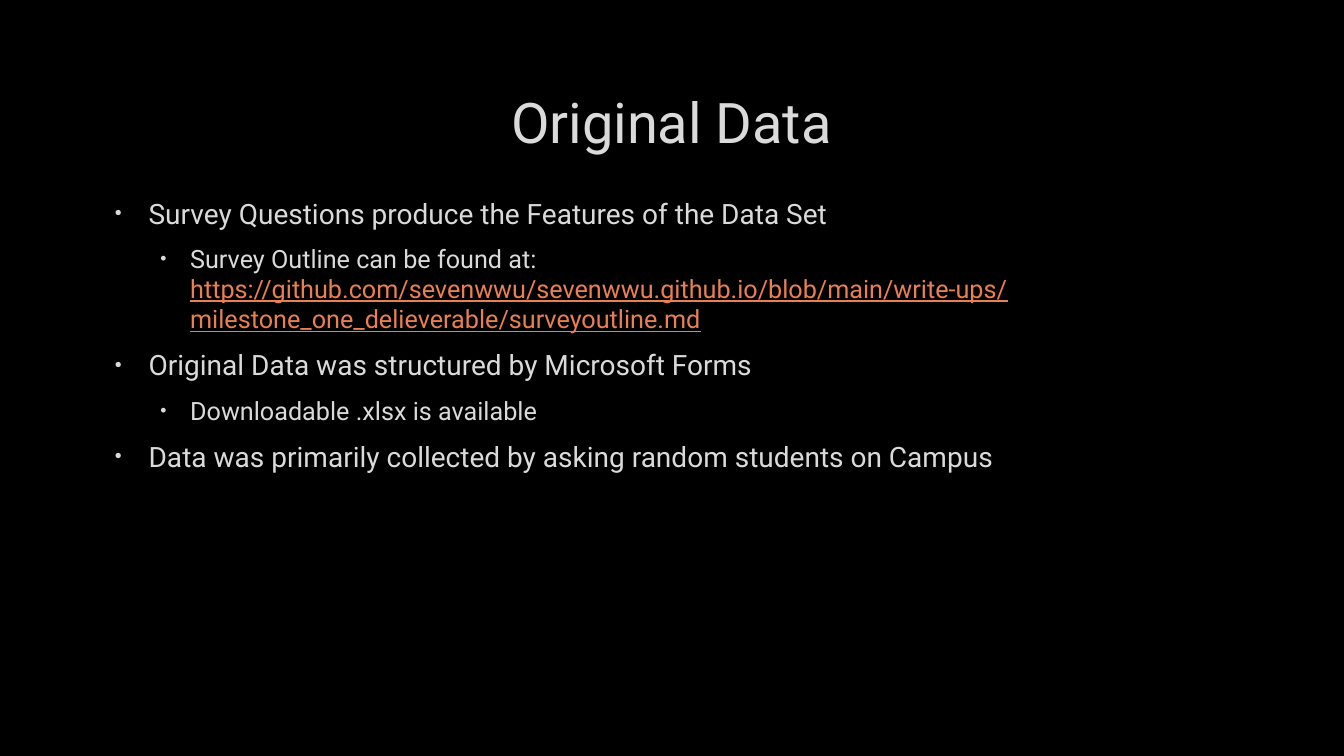
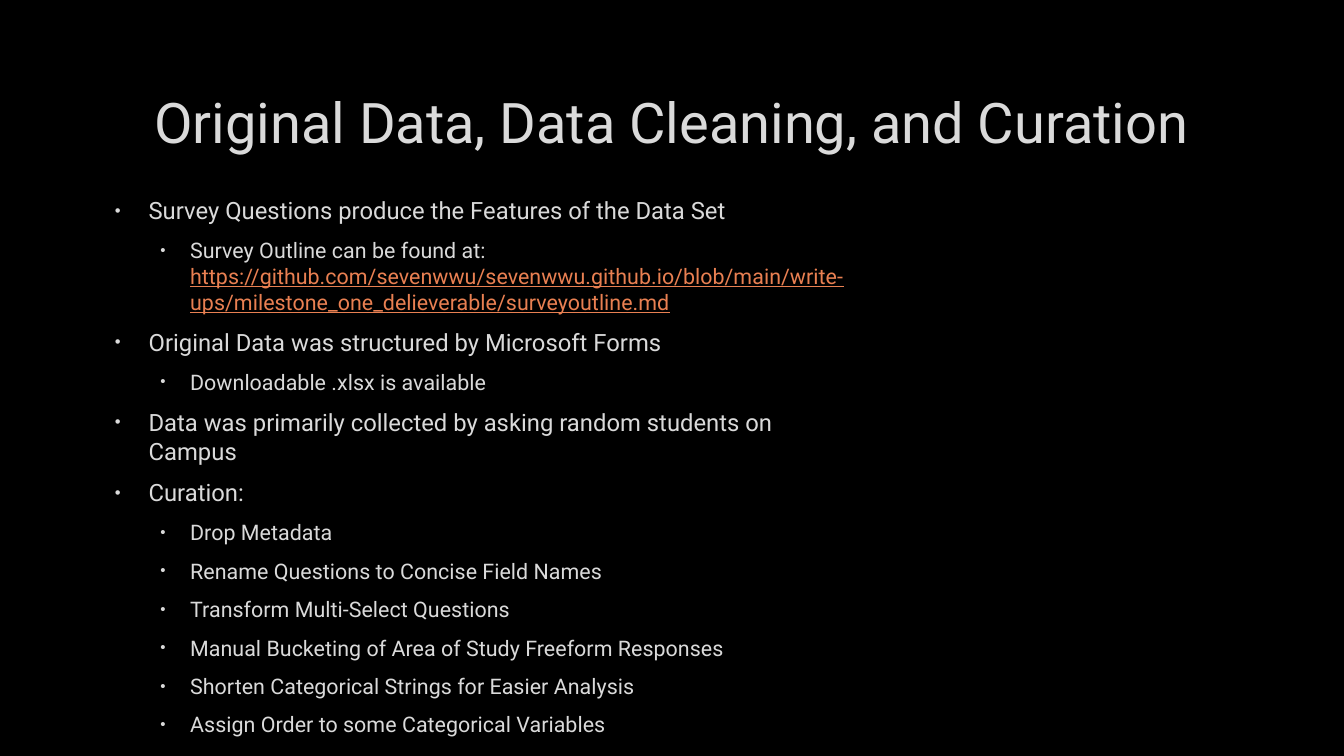
Before and after one commit to sevenwwu/sevenwwu.github.io, a slide deck: slide 4 of write-ups/presentation.pptx. Drawn at 1344x756 pixels with LibreOffice and Linux fonts; fonts in the diff are those of the drawing; background and template pictures are left out. Boxes give left, top, right and bottom in pixels: in the first picture for what was removed or moved away, otherwise in the second. Text is boxed around its words. In the diff, an @@ line names an element or a change of style, - is before the commit and + after.

Commit message:
updated presentation

```diff
--- a/write-ups/presentation.pptx
+++ b/write-ups/presentation.pptx
@@ title at [154,101,1188,155]: text changed @@
-Original Data
+Original Data, Data Cleaning, and Curation
@@ text at [149,201,843,465]: size 20 to 17 pt in "Survey Questions produce the Features of the ...", "Original Data was structured by Microsoft Forms", "Data was primarily collected by asking random ..."; size 18 to 15.3 pt in "Survey Outline can be found at: https://github.com/sevenwwu/ ...", "Downloadable .xlsx is available" @@
@@ text at [149,484,723,699]: paragraphs added @@
+• Curation:
+  • Drop Metadata
+  • Rename Questions to Concise Field Names
+  • Transform Multi-Select Questions
+  • Manual Bucketing of Area of Study Freeform Responses
+  • Shorten Categorical Strings for Easier Analysis
+  • Assign Order to some Categorical Variables
```
Also in this commit, not shown: 4 other slides changed, 2 slides added.
